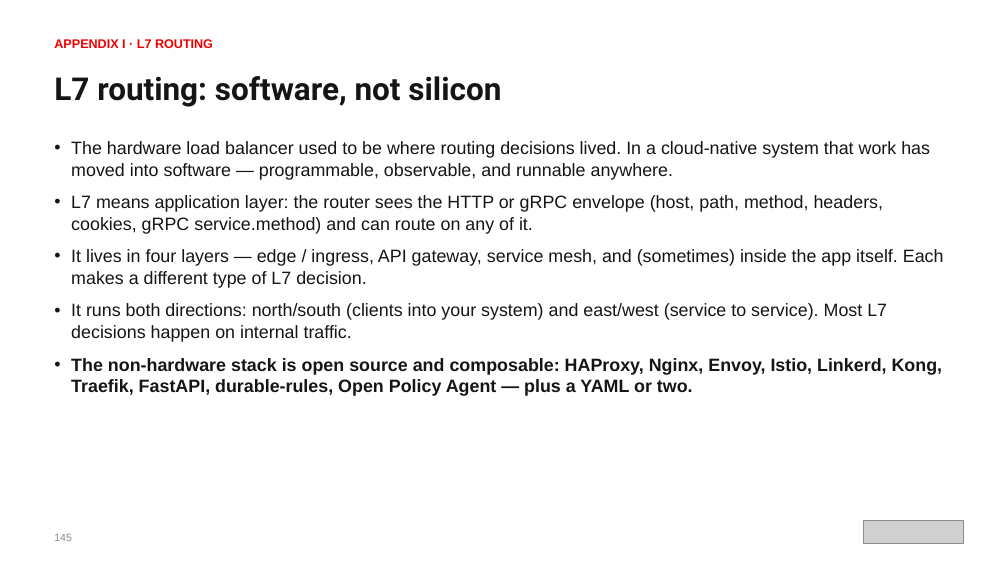
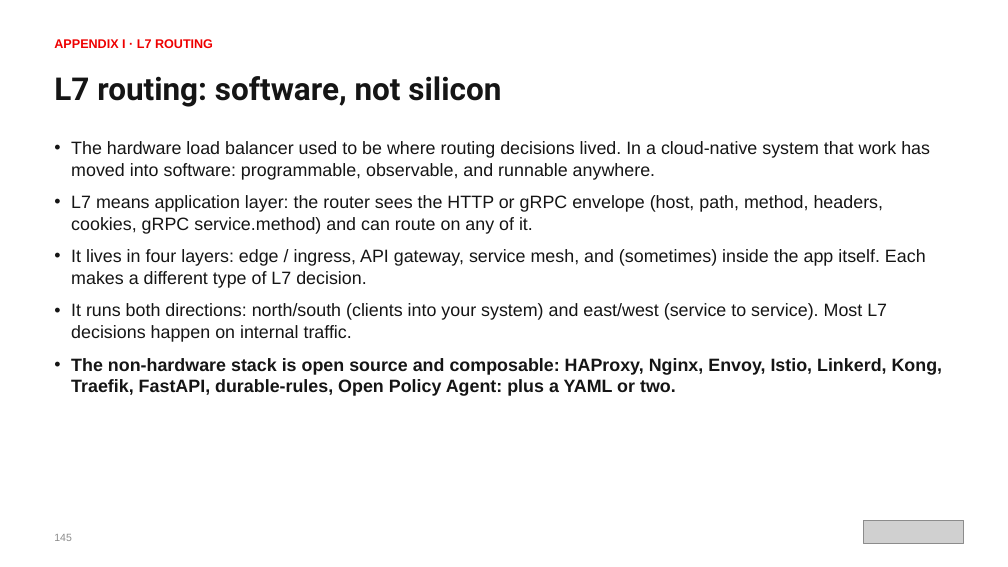
Before and after one commit to patterncatalyst/cloud-native-design-patterns, a slide deck: slide 169 of lgtm-presentation/Designing-Cloud-Native-APIs-Python.pptx. Drawn at 1008x567 pixels with LibreOffice and Linux fonts; fonts in the diff are those of the drawing; grey boxes stand for pictures. Boxes give left, top, right and bottom in pixels: in the first picture for what was removed or moved away, otherwise in the second. Text is boxed around its words. In the diff, an @@ line names an element or a change of style, - is before the commit and + after.

```diff
--- a/lgtm-presentation/Designing-Cloud-Native-APIs-Python.pptx
+++ b/lgtm-presentation/Designing-Cloud-Native-APIs-Python.pptx
@@ text at box(71, 141, 930, 180): text changed @@
-• The hardware load balancer used to be where routing decisions lived. In a cloud-native system that work has moved into software — programmable, observable, and runnable anywhere.
+• The hardware load balancer used to be where routing decisions lived. In a cloud-native system that work has moved into software: programmable, observable, and runnable anywhere.
@@ text at box(71, 249, 926, 288): text changed @@
-• It lives in four layers — edge / ingress, API gateway, service mesh, and (sometimes) inside the app itself. Each makes a different type of L7 decision.
+• It lives in four layers: edge / ingress, API gateway, service mesh, and (sometimes) inside the app itself. Each makes a different type of L7 decision.
@@ text at box(71, 358, 943, 396): text changed @@
-• The non-hardware stack is open source and composable: HAProxy, Nginx, Envoy, Istio, Linkerd, Kong, Traefik, FastAPI, durable-rules, Open Policy Agent — plus a YAML or two.
+• The non-hardware stack is open source and composable: HAProxy, Nginx, Envoy, Istio, Linkerd, Kong, Traefik, FastAPI, durable-rules, Open Policy Agent: plus a YAML or two.
```
Also in this commit, not shown: 144 other slides changed, 2 other files.
